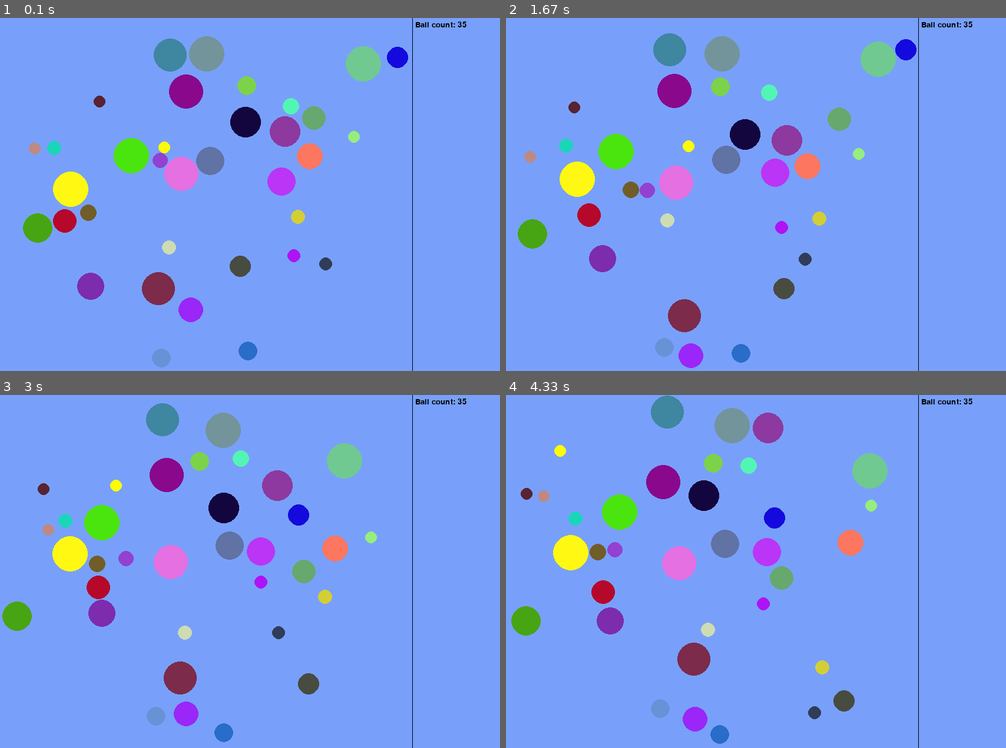
Above: before the commit, frames 1-4 (two rows, left to right).
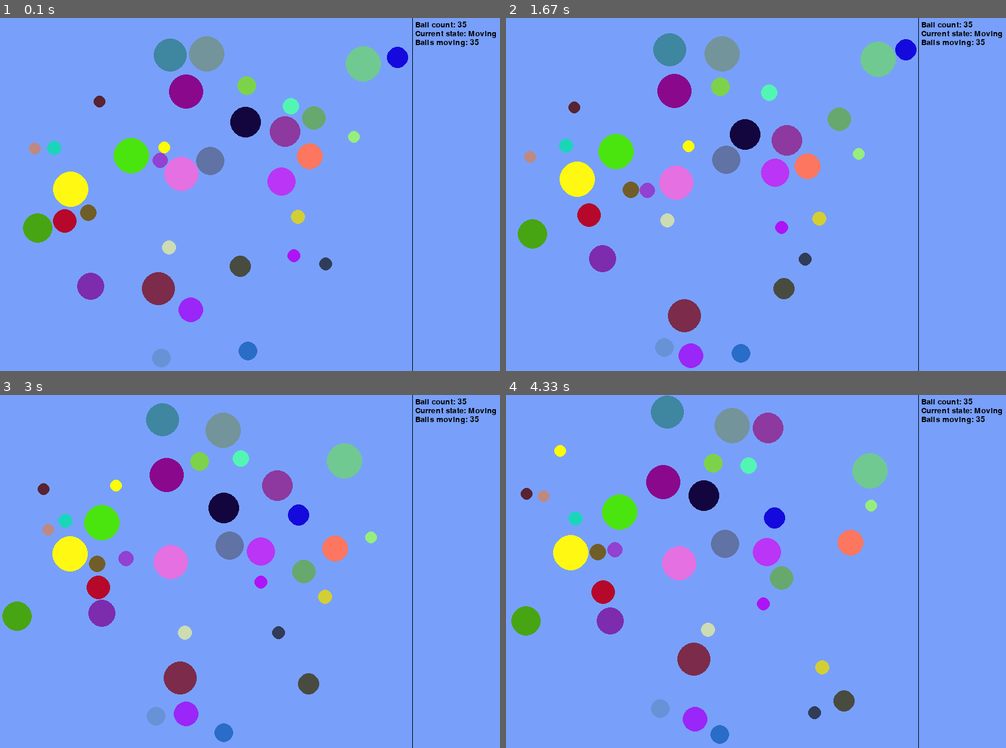
Above: after the commit, the same moments.

Repository: maciejbac/pyGame
Game: pygame game, started from main.py
Same seed, same stepped clock (60 frames per second), same inputs: the game is played once before the commit and once after it.
Inputs (mouse positions are in pixels of both pictures, inside the frame that each line leads up to):
- Up to frame 1 (0.1 s): no input
- Up to frame 2 (1.67 s): no input
- Up to frame 3 (3 s): press the mouse at (340, 486) at 2.37 s; move the mouse to (305, 592) at 2.47 s; release the mouse at (270, 702) at 2.6 s
- Up to frame 4 (4.33 s): press the mouse at (846, 486) at 3.2 s; move the mouse to (831, 479) at 3.3 s; release the mouse at (821, 472) at 3.43 s; press the mouse at (846, 486) at 3.53 s; move the mouse to (826, 518) at 3.63 s; release the mouse at (811, 550) at 3.77 s; click (671, 656) at 3.92 s

The runs differ from the first frame. In frame 1, 0.2% of the frame differs, in the area x 83-100%, y 3-9%; in frame 2, 0.2%; in frame 3, 0.2%; in frame 4, 0.2%.

Commit message:
Added ball counting functionality

Diff:
--- a/main.py
+++ b/main.py
@@ -179,6 +179,9 @@
     screen.fill(background_color)
     pygame.draw.line(screen, (0, 0, 0), (game_width, 0), (game_width, game_height))
 
+    state = ''
+    counter = 0
+
     # Iterate through all particle objects
     for i, particle in enumerate(my_particles):
         if particle != selected_particle:
@@ -205,9 +208,19 @@
 
             pygame.draw.circle(screen, (0, 0, 0), (mouseX, mouseY), 5, 5)
 
+        if particle.speed > 0.01:
+            counter += 1
+
+        if counter == 0:
+            state = 'Still'
+        else:
+            state = 'Moving'
+
     # Draw text
     ball_count = len(my_particles)
     write('Ball count: ' + str(ball_count), (game_width + margin, margin))
+    write('Current state: ' + state, (game_width + margin, margin * 4))
+    write('Balls moving: ' + str(counter), (game_width + margin, margin * 7))
 
     # Swap the frame buffer
     pygame.display.flip()
